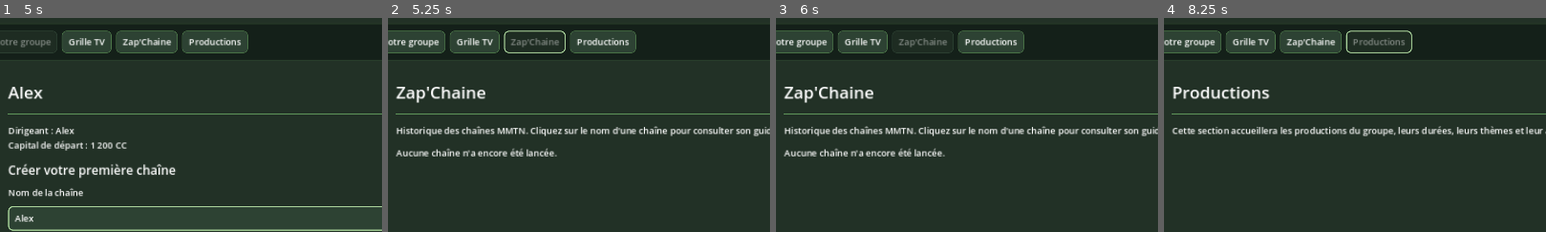
Above: before the commit, frames 1-4 (left to right).
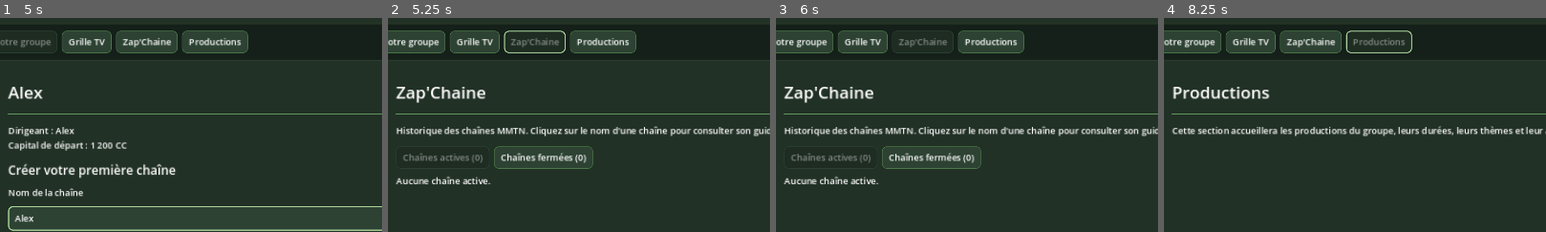
Above: after the commit, the same moments.

Repository: Adrienco69/MediaManagerTycoon_V2
Game: Godot game, scene res://scenes/main.tscn
Two runs of this game, one before a commit and one after it. Both use one fixed random seed, a clock stepped at 60 frames per second and the inputs below.
Inputs (mouse positions are % of the whole screen's width and height, from its top left):
- Up to frame 1 (5 s): click (50, 47) at 0.52 s; type "Alex" at 0.6 s; click (50, 60) at 0.75 s; type "Alex" at 0.83 s; click "Commencer" at 1.25 s; click (50, 63) at 2.02 s; type "Alex" at 2.1 s; click "Grille TV" at 2.75 s; click "Notre groupe" at 3.5 s; click (50, 63) at 4.27 s; type "Alex" at 4.35 s
- Up to frame 2 (5.25 s): click "Zap'Chaine" at 5 s
- Up to frame 3 (6 s): click "Heure" at 5.75 s
- Up to frame 4 (8.25 s): click "Jour" at 6.5 s; click "Semaine" at 7.25 s; click "Productions" at 8 s
The pictures show only the part of the screen within x 4-54%, y 16-66%; the shares and areas given below are measured in that part.

Frame 1 is identical in both runs. In frame 2, 2.4% of the frame differs, in the area x 2-54%, y 59-78%; in frame 3, 2.4%; in frame 4, nothing differs.

Commit message:
Sépare Zap'Chaine entre chaînes actives et fermées

Diff:
--- a/scripts/ui/zap_page_controller.gd
+++ b/scripts/ui/zap_page_controller.gd
@@ -1,7 +1,6 @@
 class_name ZapPageController
 extends RefCounted
 
-const MMTNRegistryScript = preload("res://scripts/core/mmtn_registry.gd")
 const DYNAMIC_NODE_NAME: String = "ZapDynamic"
 const COLUMN_WIDTHS: Array[float] = [100.0, 220.0, 240.0, 180.0, 220.0, 220.0]
 
@@ -21,24 +20,77 @@
 	dynamic.add_theme_constant_override("separation", 10)
 	content_container.add_child(dynamic)
 
+	var active_channels: Array[Dictionary] = _filter_channels(channels, false)
+	var closed_channels: Array[Dictionary] = _filter_channels(channels, true)
+
+	var tabs: HBoxContainer = HBoxContainer.new()
+	tabs.add_theme_constant_override("separation", 8)
+	dynamic.add_child(tabs)
+
+	var active_button: Button = Button.new()
+	active_button.text = "Chaînes actives (%d)" % active_channels.size()
+	tabs.add_child(active_button)
+
+	var closed_button: Button = Button.new()
+	closed_button.text = "Chaînes fermées (%d)" % closed_channels.size()
+	tabs.add_child(closed_button)
+
+	var table_holder: VBoxContainer = VBoxContainer.new()
+	table_holder.size_flags_horizontal = Control.SIZE_EXPAND_FILL
+	dynamic.add_child(table_holder)
+
+	var show_list: Callable = func(show_closed: bool) -> void:
+		active_button.disabled = not show_closed
+		closed_button.disabled = show_closed
+		_clear_holder(table_holder)
+		var selected: Array[Dictionary] = closed_channels if show_closed else active_channels
+		_build_table(table_holder, selected, show_closed, on_open_channel)
+
+	active_button.pressed.connect(func() -> void: show_list.call(false))
+	closed_button.pressed.connect(func() -> void: show_list.call(true))
+	show_list.call(false)
+
+
+static func clear(content_container: VBoxContainer) -> void:
+	var existing: Node = content_container.get_node_or_null(DYNAMIC_NODE_NAME)
+	if existing != null:
+		content_container.remove_child(existing)
+		existing.queue_free()
+
+
+static func _filter_channels(channels: Array[Dictionary], closed: bool) -> Array[Dictionary]:
+	var result: Array[Dictionary] = []
+	for channel: Dictionary in channels:
+		var is_closed: bool = bool(channel.get("closed", false))
+		if is_closed == closed:
+			result.append(channel.duplicate(true))
+	return result
+
+
+static func _build_table(
+	parent: VBoxContainer,
+	channels: Array[Dictionary],
+	show_closed: bool,
+	on_open_channel: Callable
+) -> void:
 	if channels.is_empty():
 		var empty_label: Label = Label.new()
-		empty_label.text = "Aucune chaîne n'a encore été lancée."
-		dynamic.add_child(empty_label)
+		empty_label.text = "Aucune chaîne fermée." if show_closed else "Aucune chaîne active."
+		parent.add_child(empty_label)
 		return
 
 	var table: GridContainer = GridContainer.new()
 	table.columns = 6
 	table.add_theme_constant_override("h_separation", 0)
 	table.add_theme_constant_override("v_separation", 0)
-	dynamic.add_child(table)
+	parent.add_child(table)
 
 	_add_cell(table, "N° MMTN", 0, true)
 	_add_cell(table, "Chaîne", 1, true)
 	_add_cell(table, "Groupe", 2, true)
 	_add_cell(table, "Thème", 3, true)
 	_add_cell(table, "Lancement", 4, true)
-	_add_cell(table, "Statut", 5, true)
+	_add_cell(table, "Fermeture" if show_closed else "État", 5, true)
 
 	for channel: Dictionary in channels:
 		var selected_channel: Dictionary = channel.duplicate(true)
@@ -49,14 +101,16 @@
 		_add_cell(table, String(channel.get("group", "")), 2, false)
 		_add_cell(table, String(channel.get("theme", "Généraliste")), 3, false)
 		_add_cell(table, String(channel.get("launch_date", "")), 4, false)
-		_add_cell(table, MMTNRegistryScript.get_status_text(channel), 5, false)
+		if show_closed:
+			_add_cell(table, "Fermée le %s" % String(channel.get("closed_date", "")), 5, false)
+		else:
+			_add_cell(table, "Ouverte", 5, false)
 
 
-static func clear(content_container: VBoxContainer) -> void:
-	var existing: Node = content_container.get_node_or_null(DYNAMIC_NODE_NAME)
-	if existing != null:
-		content_container.remove_child(existing)
-		existing.queue_free()
+static func _clear_holder(holder: VBoxContainer) -> void:
+	for child: Node in holder.get_children():
+		holder.remove_child(child)
+		child.queue_free()
 
 
 static func _add_cell(table: GridContainer, text: String, column: int, is_header: bool) -> void:
